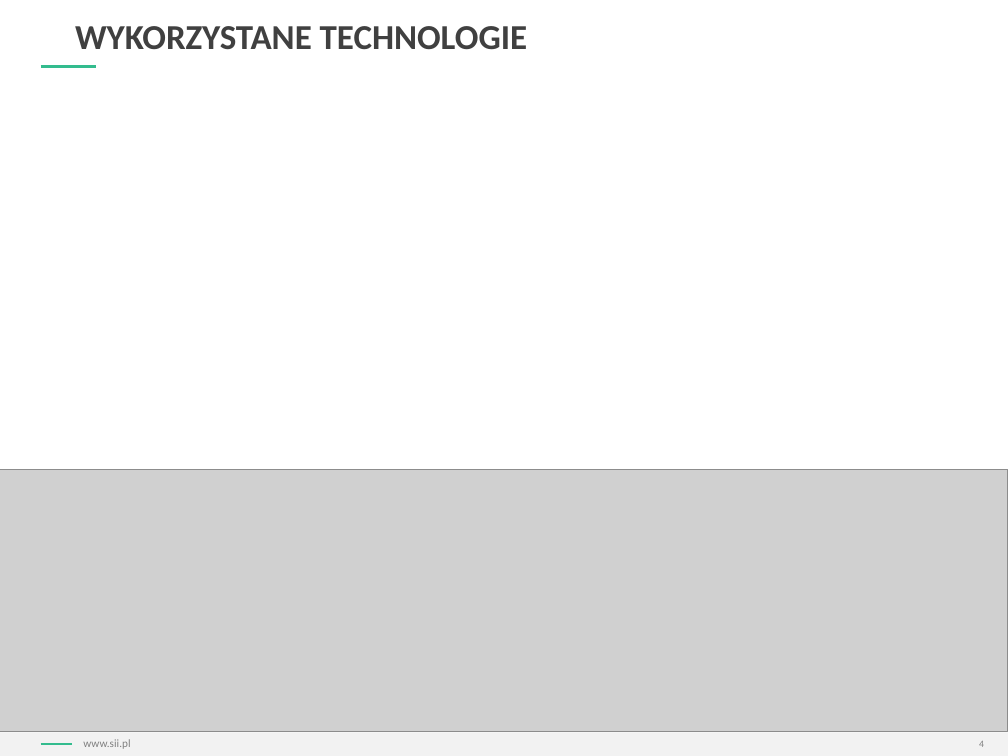
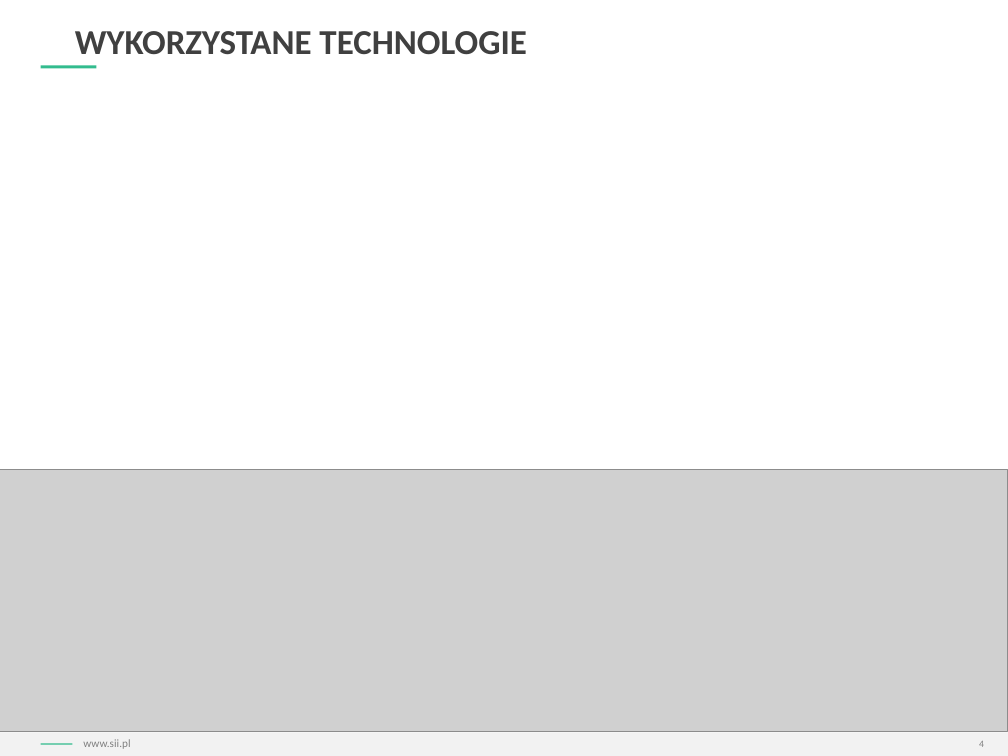
Before and after one commit to Qbicz/iot-home-security-hackathon, a slide deck: slide 4 of PPT_dla_uczestników_LC16.pptx. Drawn at 1008x756 pixels with LibreOffice and Linux fonts; fonts in the diff are those of the drawing; grey boxes stand for pictures; background and template pictures are left out. Boxes give left, top, right and bottom in pixels: in the first picture for what was removed or moved away, otherwise in the second. Text is boxed around its words. In the diff, an @@ line names an element or a change of style, - is before the commit and + after.

```diff
--- a/PPT_dla_uczestników_LC16.pptx
+++ b/PPT_dla_uczestników_LC16.pptx
@@ text "WYKORZYSTANE TECHNOLOGIE" at [75,31,526,55]: line spacing 0.9 to 1 @@
@@ line (40, 744) - (73, 744): stroke #33BC8E 1 pt to #33BC8E 0.99 pt @@
```
Also in this commit, not shown: 7 other slides changed, 2 other files.
